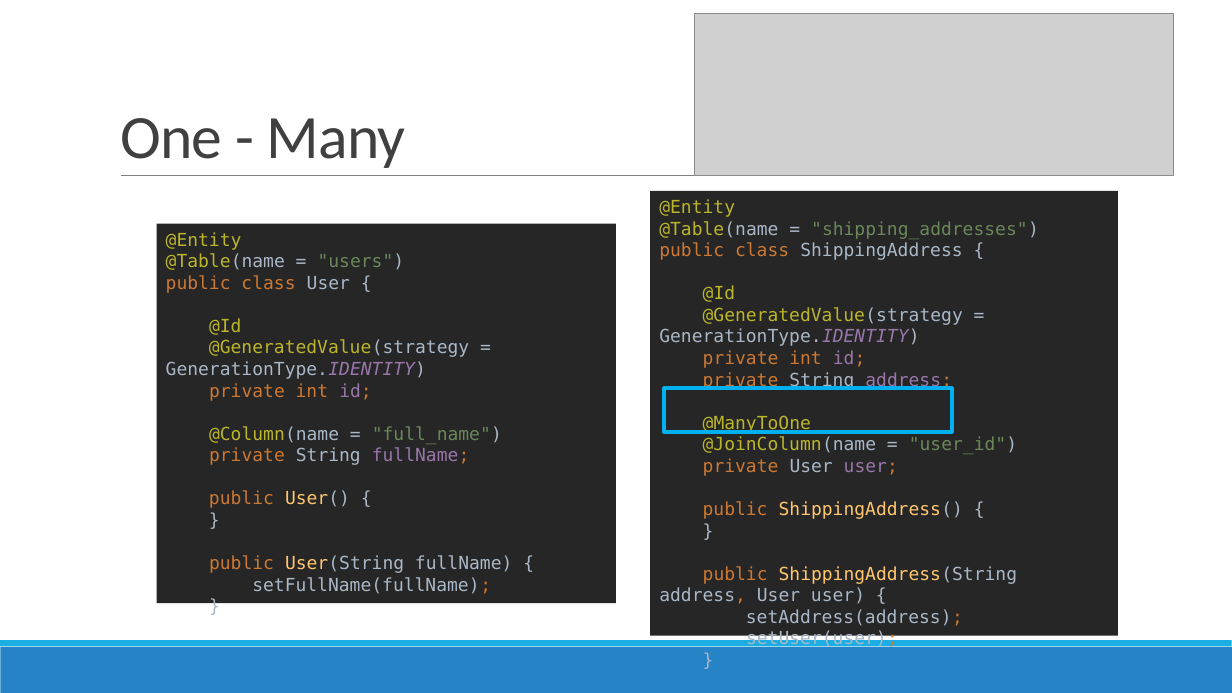
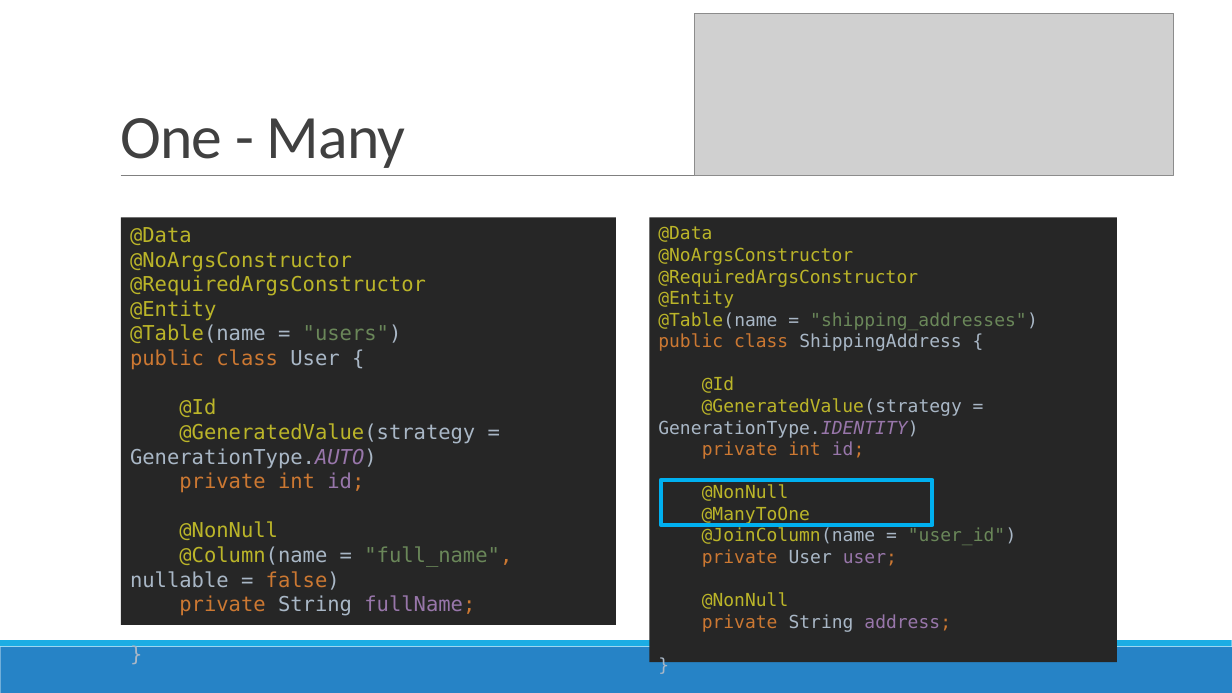
Before and after one commit to nguyenthanhtam1102/trainee-dev-vti-public, a slide deck: slide 60 of Tuần 6 - Java/Advanced Java.pptx (slide 36 before the commit). Drawn at 1232x693 pixels with LibreOffice and Linux fonts; fonts in the diff are those of the drawing; grey boxes stand for pictures. Boxes give left, top, right and bottom in pixels: in the first picture for what was removed or moved away, otherwise in the second. Text is boxed around its words. In the diff, an @@ line names an element or a change of style, - is before the commit and + after.

```diff
--- a/Tuần 6 - Java/Advanced Java.pptx
+++ b/Tuần 6 - Java/Advanced Java.pptx
@@ rectangle "@Data @NoArgsConstructor @RequiredArgsConstructor @Entity @T ...": place and size @@
-rectangle "@Data @NoArgsConstructor @RequiredArgsConstructor @Entity @T ..." at <box>156,224,616,604</box>
+rectangle "@Data @NoArgsConstructor @RequiredArgsConstructor @Entity @T ..." at <box>121,217,616,625</box>
@@ text in rectangle at <box>130,227,512,616</box>: text changed; size 14 to 16 pt; text colour #A9B7C6 to #BBB529 @@
-@Entity
-@Table(name = "users")
-public class User {
-@Id
-@GeneratedValue(strategy = GenerationType.IDENTITY)
-private int id;
-@Column(name = "full_name")
-private String fullName;
-public User() {
-}
-public User(String fullName) {
-setFullName(fullName);
-}
+@Data
+@NoArgsConstructor
+@RequiredArgsConstructor
+@Entity
+@Table(name = "users")
+public class User {
+@Id
+@GeneratedValue(strategy = GenerationType.AUTO)
+private int id;
+@NonNull
+@Column(name = "full_name", nullable = false)
+private String fullName;
+}
@@ rectangle "@Data @NoArgsConstructor @RequiredArgsConstructor @Entity @T ...": place and size @@
-rectangle "@Data @NoArgsConstructor @RequiredArgsConstructor @Entity @T ..." at <box>651,191,1118,636</box>
+rectangle "@Data @NoArgsConstructor @RequiredArgsConstructor @Entity @T ..." at <box>650,217,1117,662</box>
@@ text in rectangle at <box>658,226,1038,632</box>: text changed; text colour #A9B7C6 to #BBB529 @@
-@Entity
-@Table(name = "shipping_addresses")
-public class ShippingAddress {
-@Id
-@GeneratedValue(strategy = GenerationType.IDENTITY)
-private int id;
-private String address;
-@ManyToOne
-@JoinColumn(name = "user_id")
-private User user;
-public ShippingAddress() {
-}
-public ShippingAddress(String address, User user) {
-setAddress(address);
-setUser(user);
-}
+@Data
+@NoArgsConstructor
+@RequiredArgsConstructor
+@Entity
+@Table(name = "shipping_addresses")
+public class ShippingAddress {
+@Id
+@GeneratedValue(strategy = GenerationType.IDENTITY)
+private int id;
+@NonNull
+@ManyToOne
+@JoinColumn(name = "user_id")
+private User user;
+@NonNull
+private String address;
+}
@@ rectangle: place and size @@
-rectangle at <box>665,388,952,432</box>
+rectangle at <box>661,480,933,525</box>
```
Also in this commit, not shown: 52 other slides changed, 39 slides added, 12 slides removed.
